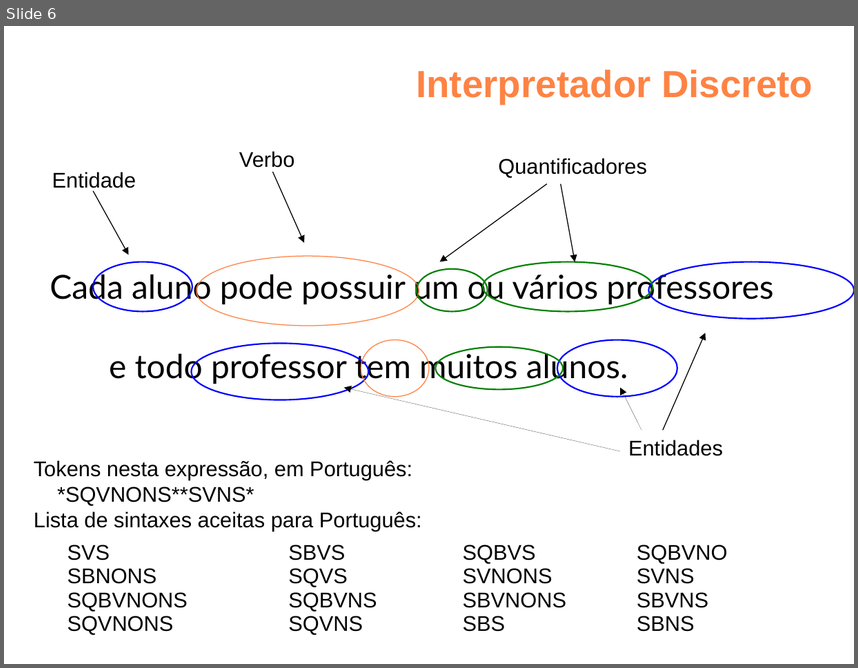
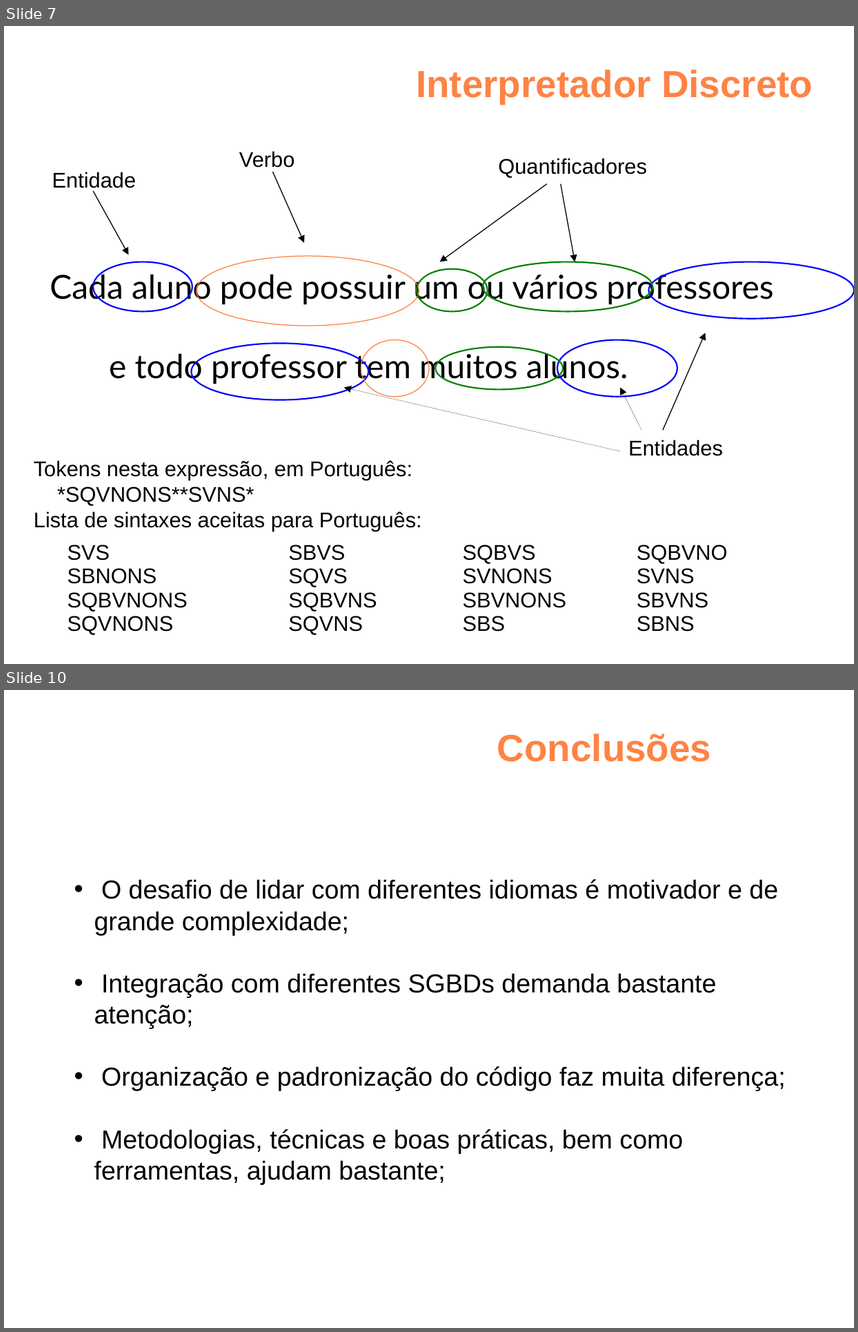
Before and after one commit to felipenmoura/theWebMind, a slide deck: docs/pt/final/mind3rd-tcc2-1.odp. Shown one above the other, each under a label of ours: slide 6 before the commit, slides 7 and 10 after it; the slides between them are not shown. The pictures are 858x668 and 858x1332 pixels, drawn with LibreOffice and Linux fonts; fonts in the diff are those of the drawing; background and template pictures are left out. Boxes give left, top, right and bottom in pixels: in the first picture for what was removed or moved away, otherwise in the second. Text is boxed around its words. In the diff, an @@ line names an element or a change of style, - is before the commit and + after.

```diff
--- a/docs/pt/final/mind3rd-tcc2-1.odp
+++ b/docs/pt/final/mind3rd-tcc2-1.odp
@@ slide 10 added at box(4, 690, 854, 1328), background picture (left out) @@
@@ text added at box(497, 733, 711, 762), 32 pt, text #FE8344, bold @@
+Conclusões
@@ text added at box(94, 879, 786, 1184), 22 pt, text #000000 @@
+• O desafio de lidar com diferentes idiomas é motivador e de grande complexidade;
+• Integração com diferentes SGBDs demanda bastante atenção;
+• Organização e padronização do código faz muita diferença;
+• Metodologias, técnicas e boas práticas, bem como ferramentas, ajudam bastante;
@@ what was slide 6 is now slide 7 @@
```
Also in this commit, not shown: 1 slide changed, 3 other slides added, 1 slide removed.
